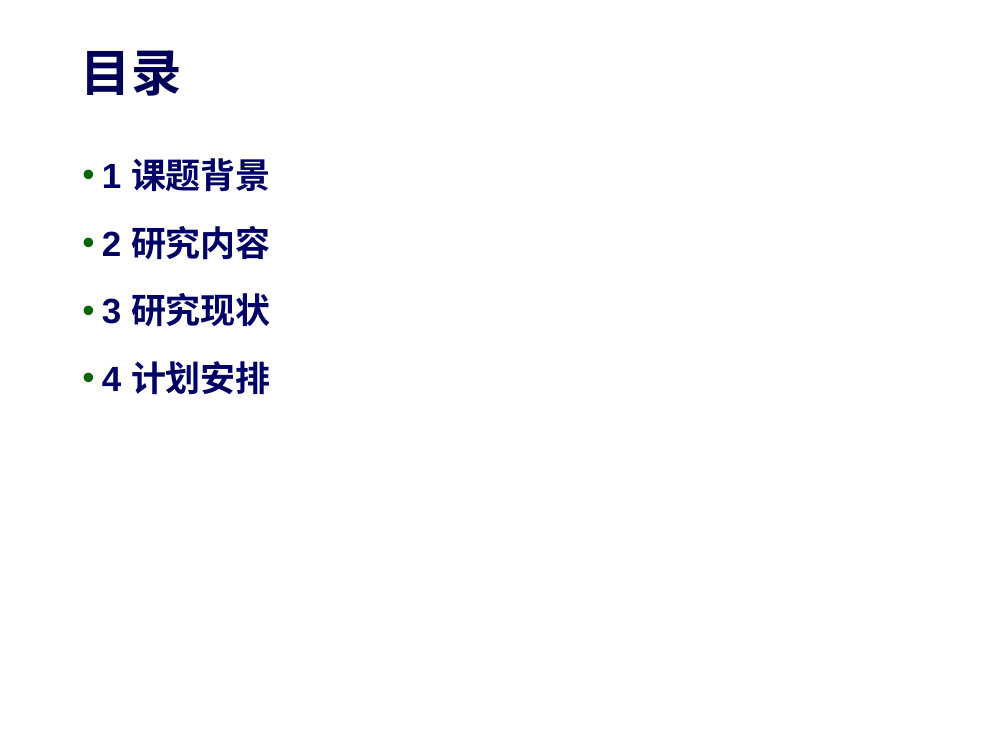
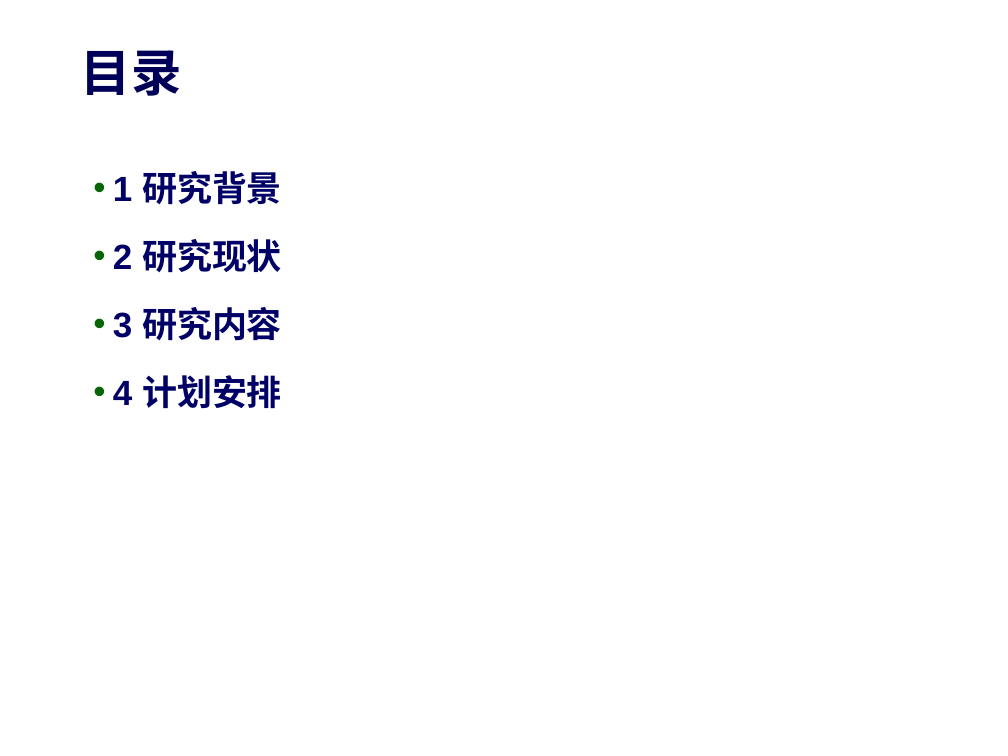
Before and after one commit to zhou-xingxing/graduate_work, a slide deck: slide 2 of 开题答辩-许茂泽.pptx. Drawn at 1008x756 pixels with LibreOffice and Linux fonts; fonts in the diff are those of the drawing; background and template pictures are left out. Boxes give left, top, right and bottom in pixels: in the first picture for what was removed or moved away, otherwise in the second. Text is boxed around its words. In the diff, an @@ line names an element or a change of style, - is before the commit and + after.

```diff
--- a/开题答辩-许茂泽.pptx
+++ b/开题答辩-许茂泽.pptx
@@ text "1 研究背景": place and size @@
-text "1 研究背景" at (102, 158, 271, 394)
+text "1 研究背景" at (113, 171, 282, 408)
@@ text at (113, 171, 282, 341): text changed @@
-• 1 课题背景
-• 2 研究内容
-• 3 研究现状
+• 1 研究背景
+• 2 研究现状
+• 3 研究内容
```
Also in this commit, not shown: 6 other slides changed, 3 slides added, 1 slide removed, 1 other file.
